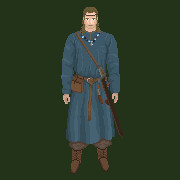
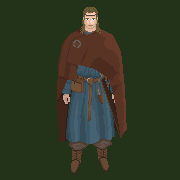
Comparing the layer stacks of the two 180px x 180px images. Changes:
showed "cloak copy #1" over [57, 25, 127, 142]
painted on "baldric" over [105, 94, 109, 105]
